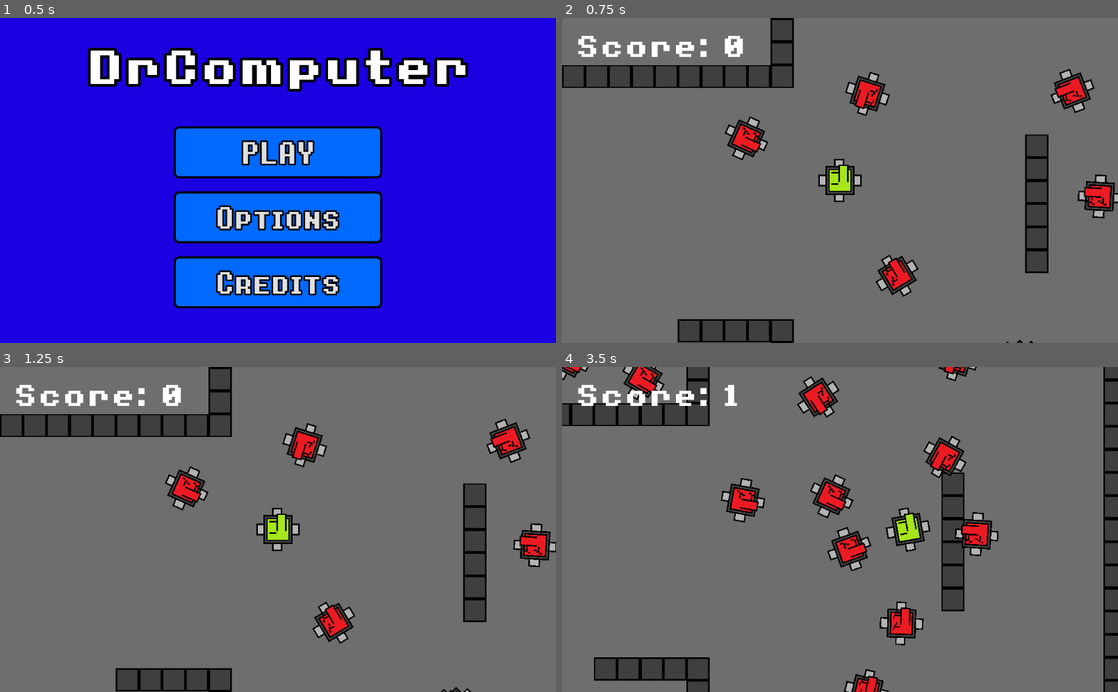
Above: before the commit, frames 1-4 (two rows, left to right).
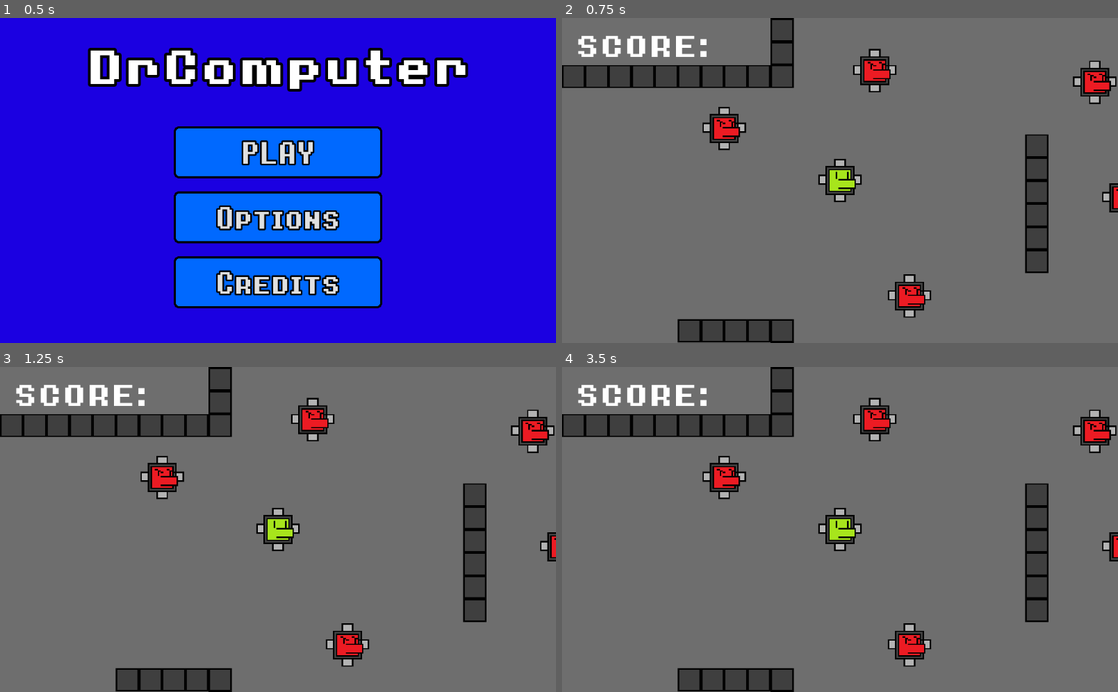
Above: after the commit, the same moments.

Repository: TristanLe07/SoftwareDevelopmentTask4
Game: Godot game, scene res://Levels/Main Menu.tscn
Same seed, same stepped clock (60 frames per second), same inputs: the game is played once before the commit and once after it. After the commit the project has no main scene; this scene is started directly in both runs.
Inputs (mouse positions are in pixels of both pictures, inside the frame that each line leads up to):
- Up to frame 1 (0.5 s): no input
- Up to frame 2 (0.75 s): click "PLAY" at 0.5 s
- Up to frame 3 (1.25 s): no input
- Up to frame 4 (3.5 s): move the mouse to (962, 513) at 1.27 s; hold D (right) 1.28-2.03 s; click (962, 513) at 1.35 s; move the mouse to (728, 545) at 2.02 s; hold S (down, bound only before the commit) 2.03-2.78 s; click (728, 545) at 2.1 s; move the mouse to (895, 458) at 2.77 s; hold D (right) from 2.78 s (still down); click (895, 458) at 2.85 s

Frame 1 is identical in both runs. In frame 2, 5.8% of the frame differs, in the area x 7-100%, y 5-100%; in frame 3, 6.0%; in frame 4, 22%, in the area x 0-100%, y 0-100%.
Error after the commit: Parse Error: The identifier "global" isn't declared in the current scope. (res://Scripts/Player.gd:34)

Commit message:
gang war

Diff:
--- /dev/null
+++ b/New Game Project/Levels/Controls.tscn
@@ -0,0 +1,310 @@
+[gd_scene load_steps=14 format=2]
+
+[ext_resource path="res://Fonts/8-bit-operator/8bitOperatorPlus8-Bold.ttf" type="DynamicFontData" id=1]
+[ext_resource path="res://assets/Buttons/ButtonPressed.tres" type="StyleBox" id=2]
+[ext_resource path="res://assets/Buttons/ButtonNormal.tres" type="StyleBox" id=3]
+[ext_resource path="res://assets/Buttons/ButtonHover.tres" type="StyleBox" id=4]
+[ext_resource path="res://Levels/Settings.gd" type="Script" id=5]
+[ext_resource path="res://Fonts/8-bit-operator/8bitOperatorPlusSC-Bold.ttf" type="DynamicFontData" id=7]
+[ext_resource path="res://Random Images/Blue Background.png" type="Texture" id=8]
+[ext_resource path="res://Random Images/Glitched.jpg" type="Texture" id=9]
+
+[sub_resource type="SpriteFrames" id=1]
+animations = [ {
+"frames": [ ExtResource( 8 ), ExtResource( 8 ), ExtResource( 8 ), ExtResource( 8 ), ExtResource( 8 ), ExtResource( 8 ), ExtResource( 8 ), ExtResource( 9 ), ExtResource( 9 ), ExtResource( 9 ), ExtResource( 9 ), ExtResource( 8 ), ExtResource( 8 ), ExtResource( 9 ), ExtResource( 8 ) ],
+"loop": true,
+"name": "Glitch",
+"speed": 5.0
+} ]
+
+[sub_resource type="DynamicFont" id=2]
+size = 50
+outline_size = 3
+outline_color = Color( 0, 0, 0, 1 )
+font_data = ExtResource( 7 )
+
+[sub_resource type="DynamicFont" id=3]
+size = 75
+outline_size = 5
+outline_color = Color( 0, 0, 0, 1 )
+font_data = ExtResource( 1 )
+
+[sub_resource type="StyleBoxFlat" id=4]
+bg_color = Color( 0.564706, 0.603922, 0.917647, 1 )
+border_width_left = 5
+border_width_top = 5
+border_width_right = 5
+border_width_bottom = 5
+border_color = Color( 0, 0, 0, 1 )
+
+[sub_resource type="DynamicFont" id=5]
+size = 50
+outline_size = 5
+outline_color = Color( 0, 0, 0, 1 )
+font_data = ExtResource( 7 )
+
+[node name="Main Menu" type="Control"]
+anchor_right = 1.0
+anchor_bottom = 1.0
+script = ExtResource( 5 )
+__meta__ = {
+"_edit_use_anchors_": false
+}
+
+[node name="Background" type="AnimatedSprite" parent="."]
+position = Vector2( 504, 296 )
+scale = Vector2( 1.02893, 1.03002 )
+frames = SubResource( 1 )
+animation = "Glitch"
+
+[node name="PlayButton" type="Button" parent="."]
+margin_left = 8.0
+margin_top = 504.0
+margin_right = 220.0
+margin_bottom = 583.0
+custom_styles/hover = ExtResource( 4 )
+custom_styles/pressed = ExtResource( 2 )
+custom_styles/normal = ExtResource( 3 )
+custom_fonts/font = SubResource( 2 )
+text = "Return"
+__meta__ = {
+"_edit_use_anchors_": false
+}
+
+[node name="Label" type="Label" parent="."]
+margin_left = 312.0
+margin_top = 16.0
+margin_right = 720.0
+margin_bottom = 86.0
+custom_fonts/font = SubResource( 3 )
+text = "Controls"
+__meta__ = {
+"_edit_use_anchors_": false
+}
+
+[node name="Buttons" type="Control" parent="."]
+margin_right = 40.0
+margin_bottom = 40.0
+__meta__ = {
+"_edit_use_anchors_": false
+}
+
+[node name="W" type="Panel" parent="Buttons"]
+margin_left = 304.0
+margin_top = 128.0
+margin_right = 368.0
+margin_bottom = 192.0
+custom_styles/panel = SubResource( 4 )
+__meta__ = {
+"_edit_use_anchors_": false
+}
+
+[node name="W Text" type="Label" parent="Buttons"]
+margin_left = 316.135
+margin_top = 123.264
+margin_right = 372.135
+margin_bottom = 194.264
+custom_fonts/font = SubResource( 5 )
+text = "W"
+__meta__ = {
+"_edit_use_anchors_": false
+}
+
+[node name="Up" type="Panel" parent="Buttons"]
+margin_left = 376.0
+margin_top = 128.0
+margin_right = 480.0
+margin_bottom = 192.0
+custom_styles/panel = SubResource( 4 )
+__meta__ = {
+"_edit_use_anchors_": false
+}
+
+[node name="Up Text" type="Label" parent="Buttons"]
+margin_left = 392.0
+margin_top = 176.0
+margin_right = 460.0
+margin_bottom = 247.0
+rect_rotation = 270.0
+custom_fonts/font = SubResource( 5 )
+text = ">"
+__meta__ = {
+"_edit_use_anchors_": false
+}
+
+[node name="A" type="Panel" parent="Buttons"]
+margin_left = 304.0
+margin_top = 204.736
+margin_right = 368.0
+margin_bottom = 268.736
+custom_styles/panel = SubResource( 4 )
+__meta__ = {
+"_edit_use_anchors_": false
+}
+
+[node name="A Text" type="Label" parent="Buttons"]
+margin_left = 316.135
+margin_top = 200.0
+margin_right = 372.135
+margin_bottom = 271.0
+custom_fonts/font = SubResource( 5 )
+text = "A"
+__meta__ = {
+"_edit_use_anchors_": false
+}
+
+[node name="<" type="Panel" parent="Buttons"]
+margin_left = 376.0
+margin_top = 204.736
+margin_right = 480.0
+margin_bottom = 268.736
+custom_styles/panel = SubResource( 4 )
+__meta__ = {
+"_edit_use_anchors_": false
+}
+
+[node name="< Text" type="Label" parent="Buttons"]
+margin_left = 408.0
+margin_top = 200.0
+margin_right = 444.0
+margin_bottom = 271.0
+custom_fonts/font = SubResource( 5 )
+text = "<"
+__meta__ = {
+"_edit_use_anchors_": true
+}
+
+[node name="W2" type="Panel" parent="Buttons"]
+margin_left = 304.0
+margin_top = 284.736
+margin_right = 368.0
+margin_bottom = 348.736
+custom_styles/panel = SubResource( 4 )
+__meta__ = {
+"_edit_use_anchors_": false
+}
+
+[node name="W Text2" type="Label" parent="Buttons"]
+margin_left = 316.135
+margin_top = 280.0
+margin_right = 372.135
+margin_bottom = 351.0
+custom_fonts/font = SubResource( 5 )
+text = "D"
+__meta__ = {
+"_edit_use_anchors_": false
+}
+
+[node name="Up2" type="Panel" parent="Buttons"]
+margin_left = 376.0
+margin_top = 284.736
+margin_right = 480.0
+margin_bottom = 348.736
+custom_styles/panel = SubResource( 4 )
+__meta__ = {
+"_edit_use_anchors_": false
+}
+
+[node name="Up Text2" type="Label" parent="Buttons"]
+margin_left = 416.0
+margin_top = 280.0
+margin_right = 448.0
+margin_bottom = 351.0
+custom_fonts/font = SubResource( 5 )
+text = ">"
+__meta__ = {
+"_edit_use_anchors_": false
+}
+
+[node name="A2" type="Panel" parent="Buttons"]
+margin_left = 304.0
+margin_top = 361.471
+margin_right = 368.0
+margin_bottom = 425.471
+custom_styles/panel = SubResource( 4 )
+__meta__ = {
+"_edit_use_anchors_": false
+}
+
+[node name="A Text2" type="Label" parent="Buttons"]
+margin_left = 316.135
+margin_top = 356.736
+margin_right = 372.135
+margin_bottom = 427.736
+custom_fonts/font = SubResource( 5 )
+text = "S"
+__meta__ = {
+"_edit_use_anchors_": false
+}
+
+[node name="<2" type="Panel" parent="Buttons"]
+margin_left = 376.0
+margin_top = 361.471
+margin_right = 480.0
+margin_bottom = 425.471
+custom_styles/panel = SubResource( 4 )
+__meta__ = {
+"_edit_use_anchors_": false
+}
+
+[node name="< Text2" type="Label" parent="Buttons"]
+anchor_left = 1.4
+anchor_top = 0.481612
+anchor_right = 1.4
+anchor_bottom = 0.481612
+margin_left = 408.0
+margin_top = 356.736
+margin_right = 444.0
+margin_bottom = 427.736
+rect_rotation = 90.0
+custom_fonts/font = SubResource( 5 )
+text = ">"
+__meta__ = {
+"_edit_use_anchors_": true
+}
+
+[node name="=" type="Label" parent="."]
+margin_left = 496.0
+margin_top = 123.264
+margin_right = 564.0
+margin_bottom = 194.264
+custom_fonts/font = SubResource( 5 )
+text = "="
+__meta__ = {
+"_edit_use_anchors_": false
+}
+
+[node name="= " type="Label" parent="."]
+margin_left = 496.0
+margin_top = 200.0
+margin_right = 564.0
+margin_bottom = 271.0
+custom_fonts/font = SubResource( 5 )
+text = "="
+__meta__ = {
+"_edit_use_anchors_": false
+}
+
+[node name="=  " type="Label" parent="."]
+margin_left = 496.0
+margin_top = 280.0
+margin_right = 564.0
+margin_bottom = 351.0
+custom_fonts/font = SubResource( 5 )
+text = "="
+__meta__ = {
+"_edit_use_anchors_": false
+}
+
+[node name="=   " type="Label" parent="."]
+margin_left = 496.0
+margin_top = 356.735
+margin_right = 564.0
+margin_bottom = 427.735
+custom_fonts/font = SubResource( 5 )
+text = "="
+__meta__ = {
+"_edit_use_anchors_": false
+}
+[connection signal="animation_finished" from="Background" to="." method="_on_Sprite_animation_finished"]
+[connection signal="pressed" from="PlayButton" to="." method="_on_PlayButton_pressed"]
--- a/New Game Project/project.godot
+++ b/New Game Project/project.godot
@@ -10,39 +10,37 @@
 
 _global_script_classes=[  ]
 _global_script_class_icons={
-
 }
 
 [application]
 
 config/name="New Game Project"
-run/main_scene="res://Levels/Main Menu.tscn"
 config/icon="res://icon.png"
-
-[autoload]
-
-global="*res://Scripts/global.gd"
 
 [input]
 
-up={
+forward={
 "deadzone": 0.5,
-"events": [ Object(InputEventKey,"resource_local_to_scene":false,"resource_name":"","device":0,"alt":false,"shift":false,"control":false,"meta":false,"command":false,"pressed":false,"scancode":87,"unicode":0,"echo":false,"script":null)
+"events": [ Object(InputEventKey,"resource_local_to_scene":false,"resource_name":"","device":0,"alt":false,"shift":false,"control":false,"meta":false,"command":false,"pressed":false,"scancode":87,"physical_scancode":0,"unicode":0,"echo":false,"script":null)
+, Object(InputEventKey,"resource_local_to_scene":false,"resource_name":"","device":0,"alt":false,"shift":false,"control":false,"meta":false,"command":false,"pressed":false,"scancode":16777232,"physical_scancode":0,"unicode":0,"echo":false,"script":null)
  ]
 }
-down={
+backward={
 "deadzone": 0.5,
-"events": [ Object(InputEventKey,"resource_local_to_scene":false,"resource_name":"","device":0,"alt":false,"shift":false,"control":false,"meta":false,"command":false,"pressed":false,"scancode":83,"unicode":0,"echo":false,"script":null)
+"events": [ Object(InputEventKey,"resource_local_to_scene":false,"resource_name":"","device":0,"alt":false,"shift":false,"control":false,"meta":false,"command":false,"pressed":false,"scancode":83,"physical_scancode":0,"unicode":0,"echo":false,"script":null)
+, Object(InputEventKey,"resource_local_to_scene":false,"resource_name":"","device":0,"alt":false,"shift":false,"control":false,"meta":false,"command":false,"pressed":false,"scancode":16777234,"physical_scancode":0,"unicode":0,"echo":false,"script":null)
  ]
 }
 left={
 "deadzone": 0.5,
-"events": [ Object(InputEventKey,"resource_local_to_scene":false,"resource_name":"","device":0,"alt":false,"shift":false,"control":false,"meta":false,"command":false,"pressed":false,"scancode":65,"unicode":0,"echo":false,"script":null)
+"events": [ Object(InputEventKey,"resource_local_to_scene":false,"resource_name":"","device":0,"alt":false,"shift":false,"control":false,"meta":false,"command":false,"pressed":false,"scancode":65,"physical_scancode":0,"unicode":0,"echo":false,"script":null)
+, Object(InputEventKey,"resource_local_to_scene":false,"resource_name":"","device":0,"alt":false,"shift":false,"control":false,"meta":false,"command":false,"pressed":false,"scancode":16777231,"physical_scancode":0,"unicode":0,"echo":false,"script":null)
  ]
 }
 right={
 "deadzone": 0.5,
-"events": [ Object(InputEventKey,"resource_local_to_scene":false,"resource_name":"","device":0,"alt":false,"shift":false,"control":false,"meta":false,"command":false,"pressed":false,"scancode":68,"unicode":0,"echo":false,"script":null)
+"events": [ Object(InputEventKey,"resource_local_to_scene":false,"resource_name":"","device":0,"alt":false,"shift":false,"control":false,"meta":false,"command":false,"pressed":false,"scancode":68,"physical_scancode":0,"unicode":0,"echo":false,"script":null)
+, Object(InputEventKey,"resource_local_to_scene":false,"resource_name":"","device":0,"alt":false,"shift":false,"control":false,"meta":false,"command":false,"pressed":false,"scancode":16777233,"physical_scancode":0,"unicode":0,"echo":false,"script":null)
  ]
 }
 shoot={
Not shown, added: New Game Project/assets/character/pixilart-drawing.png.import
